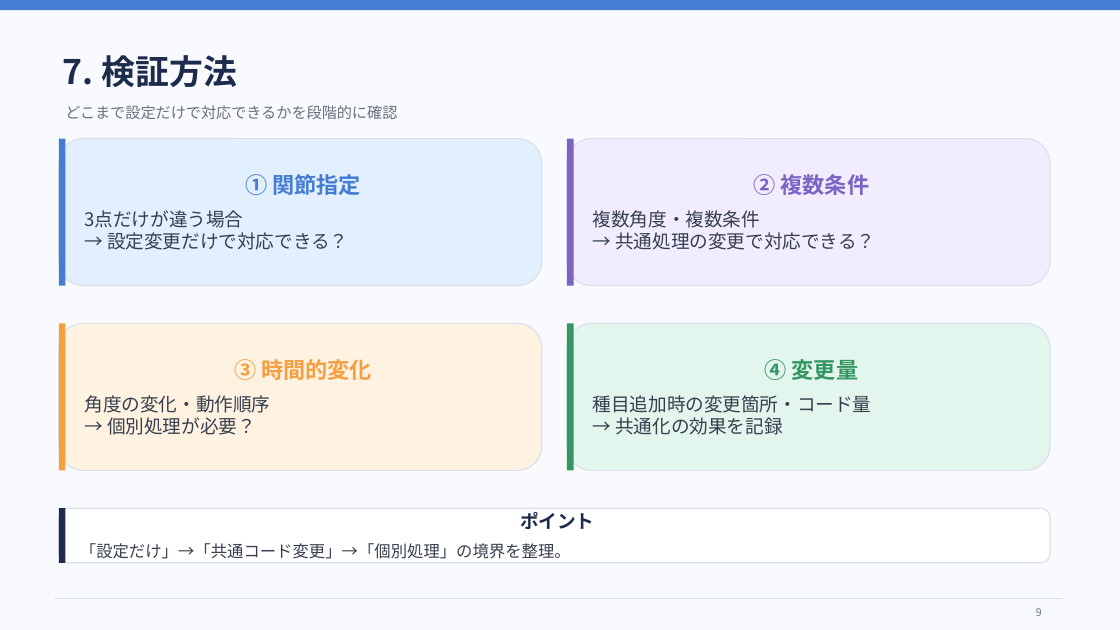
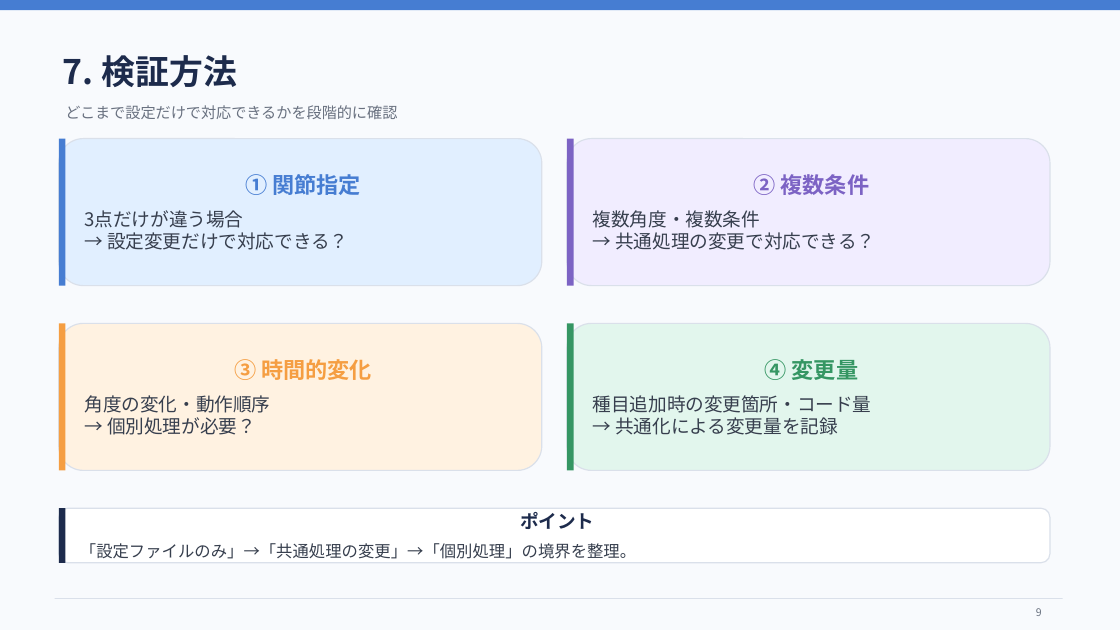
Before and after one commit to miyazawa-lab/syoudai-kenkyuusitu, a slide deck: slide 9 of matome/中間発表修正.pptx. Drawn at 1120x630 pixels with LibreOffice and Linux fonts; fonts in the diff are those of the drawing. Boxes give left, top, right and bottom in pixels: in the first picture for what was removed or moved away, otherwise in the second. Text is boxed around its words. In the diff, an @@ line names an element or a change of style, - is before the commit and + after.

```diff
--- a/matome/中間発表修正.pptx
+++ b/matome/中間発表修正.pptx
@@ text in rounded rectangle at box(593, 395, 872, 435): text changed @@
-種目追加時の変更箇所・コード量
-→ 共通化の効果を記録
+種目追加時の変更箇所・コード量
+→ 共通化による変更量を記録
@@ text in rounded rectangle at box(80, 543, 636, 559): text changed @@
-「設定だけ」→「共通コード変更」→「個別処理」の境界を整理。
+「設定ファイルのみ」→「共通処理の変更」→「個別処理」の境界を整理。
```
Also in this commit, not shown: 4 other slides changed, 3 other files.
